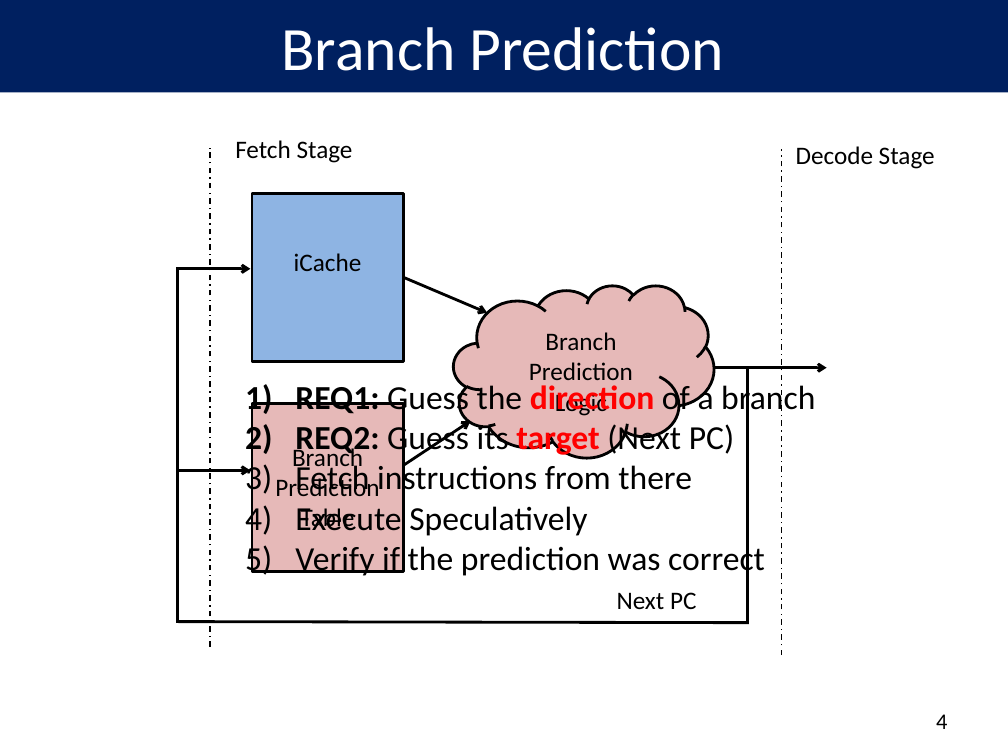
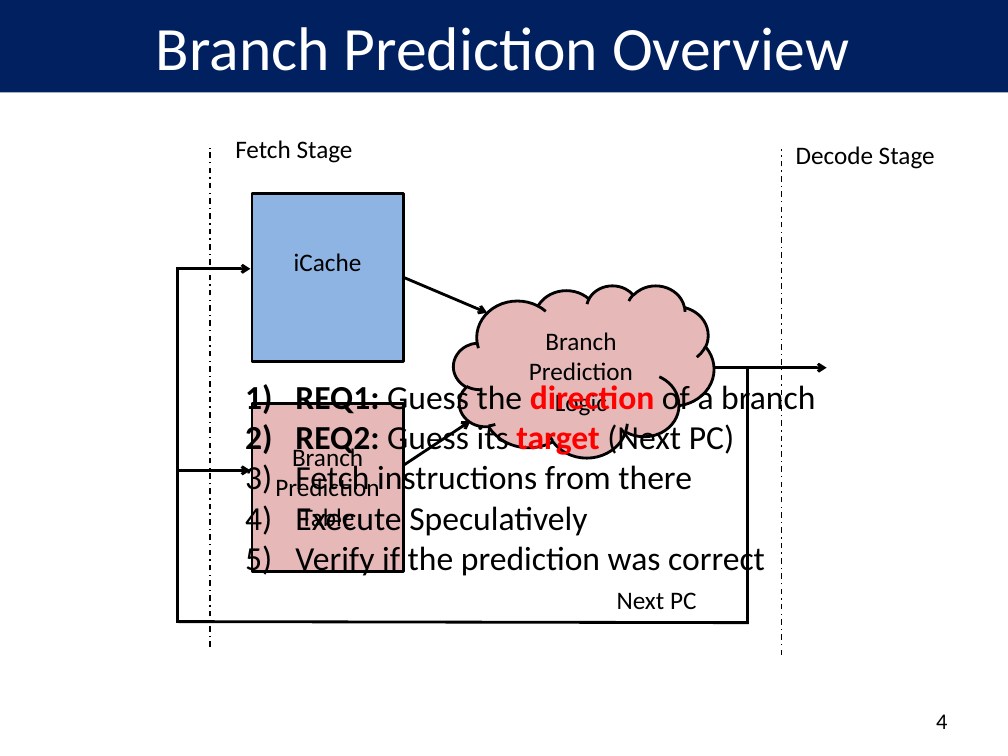
Before and after one commit to peterwudi/di-thesis, a slide deck: slide 5 of presentation/defense.pptx. Drawn at 1008x756 pixels with LibreOffice and Linux fonts; fonts in the diff are those of the drawing; background and template pictures are left out. Boxes give left, top, right and bottom in pixels: in the first picture for what was removed or moved away, otherwise in the second. Text is boxed around its words. In the diff, an @@ line names an element or a change of style, - is before the commit and + after.

```diff
--- a/presentation/defense.pptx
+++ b/presentation/defense.pptx
@@ title at (156, 27, 849, 71): text changed @@
-Branch Prediction
+Branch Prediction Overview
```
Also in this commit, not shown: 3 other slides changed.
